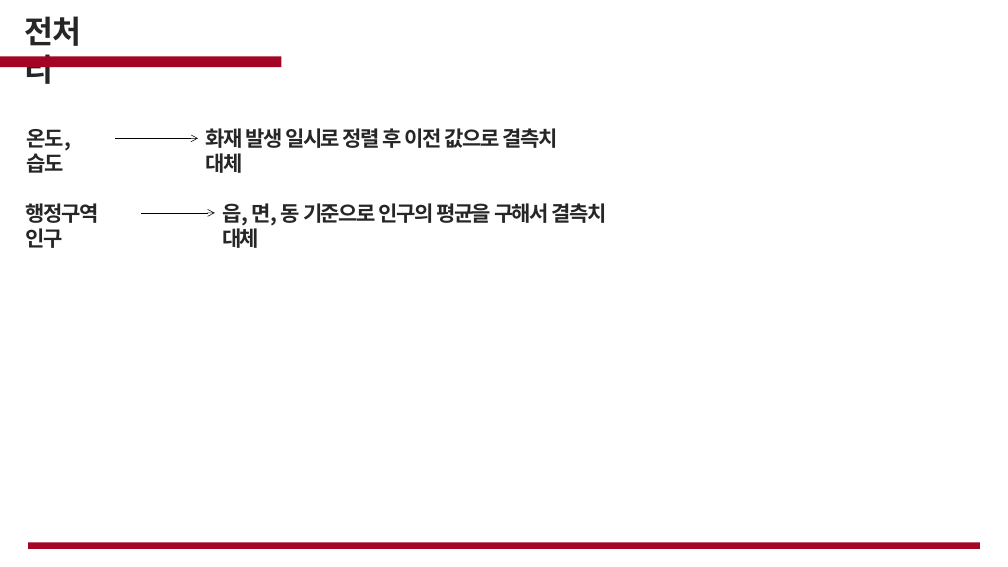
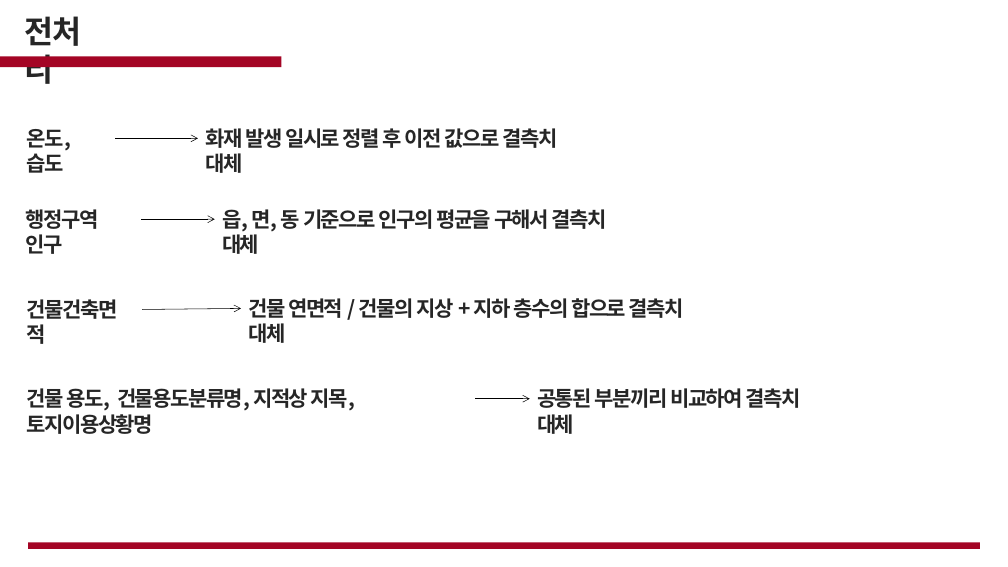
Before and after one commit to cjsgk106/fire-prediction-analysis, a slide deck: slide 11 of work/화재.pptx (slide 14 before the commit). Drawn at 1008x567 pixels with LibreOffice and Linux fonts; fonts in the diff are those of the drawing; background and template pictures are left out. Boxes give left, top, right and bottom in pixels: in the first picture for what was removed or moved away, otherwise in the second. Text is boxed around its words. In the diff, an @@ line names an element or a change of style, - is before the commit and + after.

```diff
--- a/work/화재.pptx
+++ b/work/화재.pptx
@@ 2 texts, 1 arrow: place and size @@
-2 texts, 1 arrow at <box>26,203,607,248</box>
+2 texts, 1 arrow at <box>26,209,607,254</box>
@@ text added at <box>27,299,117,344</box>, 20 pt, text #262626, bold @@
+건물건축면적
@@ text added at <box>248,298,684,318</box>, 20 pt, text #262626, bold @@
+건물 연면적 / 건물의 지상 + 지하 층수의 합으로 결측치 대체
@@ arrow added from (142, 309) to (241, 309), #000000 0.5 pt @@
@@ text added at <box>27,388,355,434</box>, 20 pt, text #262626, bold @@
+건물 용도, 건물용도분류명, 지적상 지목, 토지이용상황명
@@ text added at <box>537,388,801,434</box>, 20 pt, text #262626, bold @@
+공통된 부분끼리 비교하여 결측치 대체
@@ arrow added from (476, 399) to (530, 399), #000000 0.5 pt @@
```
Also in this commit, not shown: 1 other file.
